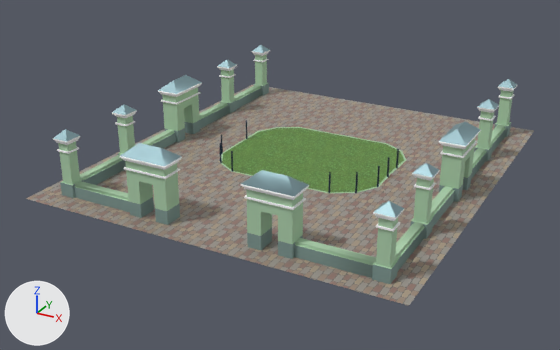
A saved change to the OBJ model Trashman/Content/Model/Level1/fencing-concrete-metalwork/source/level1-1.obj.
Both versions are drawn from a 50 mm lens placed at (18.2, -36.3, 16.9), pointed at (-0.9, -1.6, -0.4). Lighting does not change. The marker at lower left points along +X, +Y and +Z. Where no turn or scale is listed for an object, it has been applied to the vertices.

In view in the first picture: 'ConcreteFence.002', 'ConcreteFence_section', 'ConcreteFence_section.001_ConcreteFence_section', 'ConcreteFence_section.002_ConcreteFence_section', 'ConcreteFence_section.003_ConcreteFence_section.001', 'ConcreteFence_section.004_ConcreteFence_section', 'ConcreteFence_section.005_ConcreteFence_section.001', 'ConcreteFence_section.006_ConcreteFence_section', 'ConcreteFence_section.007_ConcreteFence_section.004', 'ConcreteFence_section.008_ConcreteFence_section', 'ConcreteFence_section.009_ConcreteFence_section.005', 'ConcreteFence_small', 'ConcreteFence_small.001_ConcreteFence_small', 'Plane', 'metal_fence_corner.001', 'metal_fence_corner.005_metal_fence_corner.003', 'metal_fence_section.001_metal_fence_section.002'.
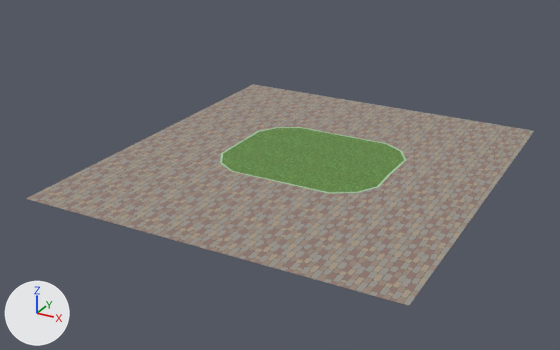
The change in detail:
Object 'ConcreteFence.002' (ob_concretefence_002) is deleted.
Object 'ConcreteFence_section' (ob_concretefence_section) is deleted.
Object 'ConcreteFence_section.001_ConcreteFence_section' (ob_concretefence_section_001_concretefence_section) is deleted.
Object 'ConcreteFence_section.002_ConcreteFence_section' (ob_concretefence_section_002_concretefence_section) is deleted.
Object 'ConcreteFence_section.003_ConcreteFence_section.001' (ob_concretefence_section_003_concretefence_section_001) is deleted.
Object 'ConcreteFence_section.004_ConcreteFence_section' (ob_concretefence_section_004_concretefence_section) is deleted.
Object 'ConcreteFence_section.005_ConcreteFence_section.001' (ob_concretefence_section_005_concretefence_section_001) is deleted.
Object 'ConcreteFence_section.006_ConcreteFence_section' (ob_concretefence_section_006_concretefence_section) is deleted.
Object 'ConcreteFence_section.007_ConcreteFence_section.004' (ob_concretefence_section_007_concretefence_section_004) is deleted.
Object 'ConcreteFence_section.008_ConcreteFence_section' (ob_concretefence_section_008_concretefence_section) is deleted.
Object 'ConcreteFence_section.009_ConcreteFence_section.005' (ob_concretefence_section_009_concretefence_section_005) is deleted.
Object 'ConcreteFence_small' (ob_concretefence_small) is deleted.
Object 'ConcreteFence_small.001_ConcreteFence_small' (ob_concretefence_small_001_concretefence_small) is deleted.
Object 'metal_fence_corner.001' (ob_metal_fence_corner_001) is deleted.
Object 'metal_fence_corner.004_metal_fence_corner.002' (ob_metal_fence_corner_004_metal_fence_corner_002) is deleted.
Object 'metal_fence_corner.005_metal_fence_corner.003' (ob_metal_fence_corner_005_metal_fence_corner_003) is deleted.
Object 'metal_fence_corner.006_metal_fence_corner.004' (ob_metal_fence_corner_006_metal_fence_corner_004) is deleted.
Object 'metal_fence_section.001_metal_fence_section.002' (ob_metal_fence_section_001_metal_fence_section_002) is deleted.

Pixel boxes (x1, y1, x2, y2) of what changed, in the pictures (560 x 350 px):
'ConcreteFence.002', deleted
    before: (119, 143, 309, 259)
'ConcreteFence_section', deleted
    before: (294, 201, 404, 284)
'ConcreteFence_section.001_ConcreteFence_section', deleted
    before: (53, 129, 130, 212)
'ConcreteFence_small.001_ConcreteFence_small', deleted
    before: (439, 121, 481, 202)
'ConcreteFence_small', deleted (green)
    before: (158, 75, 202, 142)
'ConcreteFence_section.004_ConcreteFence_section', deleted (green)
    before: (395, 163, 440, 272)
'ConcreteFence_section.002_ConcreteFence_section', deleted (green)
    before: (80, 104, 137, 185)
'ConcreteFence_section.006_ConcreteFence_section', deleted (green)
    before: (199, 60, 237, 129)
'ConcreteFence_section.008_ConcreteFence_section', deleted (green)
    before: (471, 99, 499, 179)
'ConcreteFence_section.009_ConcreteFence_section.005', deleted (green)
    before: (234, 45, 270, 109)
'ConcreteFence_section.007_ConcreteFence_section.004', deleted (green)
    before: (491, 79, 518, 153)
'ConcreteFence_section.005_ConcreteFence_section.001', deleted
    before: (431, 186, 455, 228)
'ConcreteFence_section.003_ConcreteFence_section.001', deleted
    before: (141, 129, 176, 149)
'metal_fence_corner.005_metal_fence_corner.003', deleted
    before: (328, 166, 380, 193)
'metal_fence_corner.001', deleted
    before: (219, 134, 233, 171)
